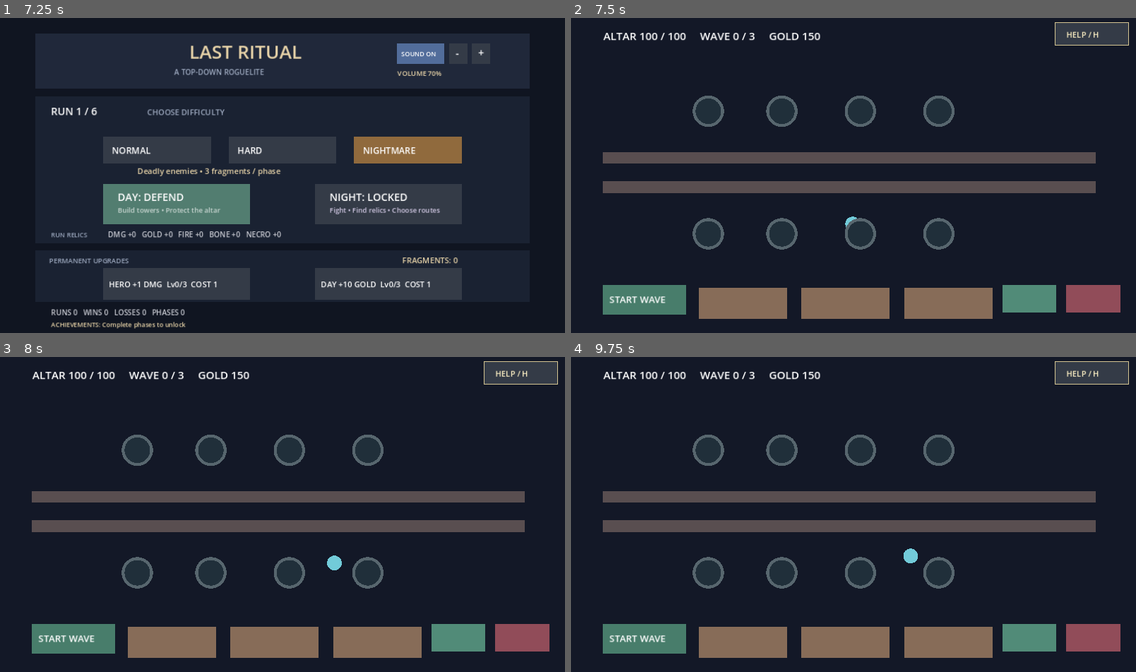
Above: before the commit, frames 1-4 (two rows, left to right).
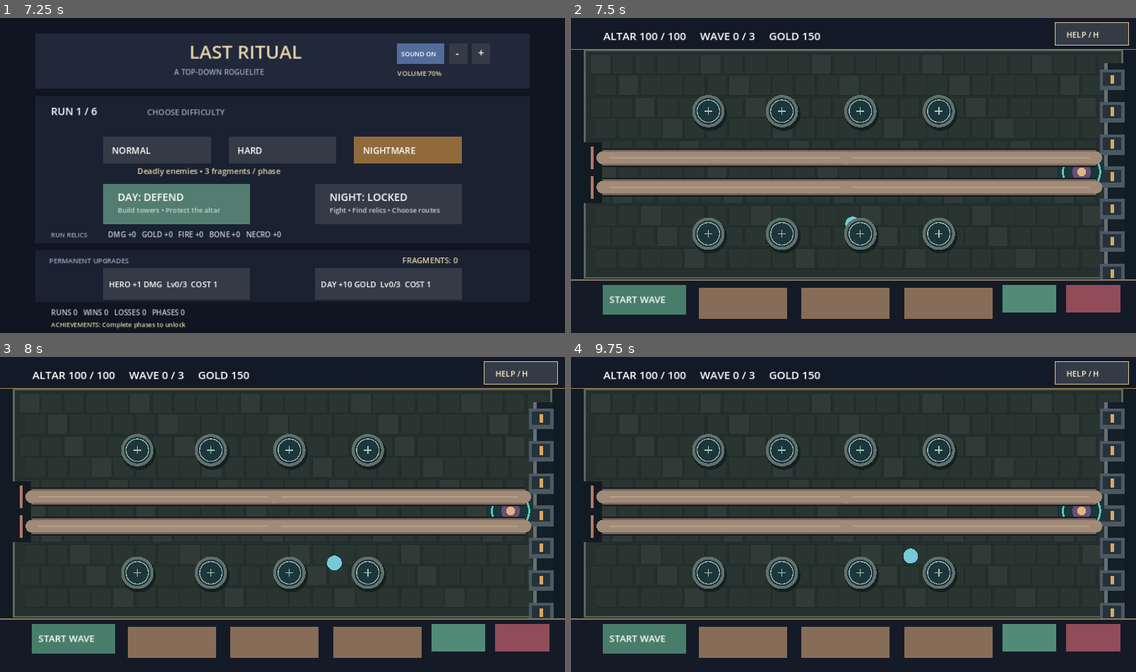
Above: after the commit, the same moments.

Repository: DoctorStrangeSH/Last-Ritual
Game: Godot game, scene res://scenes/run_loop.tscn
Two runs of this game, one before a commit and one after it. Both use one fixed random seed, a clock stepped at 60 frames per second and the inputs below.
Inputs (mouse positions are in pixels of both pictures, inside the frame that each line leads up to):
- Up to frame 1 (7.25 s): tap Enter at 0.5, 2, 3.5 s; move the mouse to (406, 159) at 0.52 s; hold Right (ui_right) 0.53-1.28 s; tap H every 1.5 s from 0.6 to 6.6 s; click (406, 159) at 0.67 s; tap Space at 0.77, 1.25, 1.52, 2.75, 3.02, 3.77, 4.25, 4.52, 6.02, 6.77 s; move the mouse to (169, 191) at 1.27 s; hold Down (ui_down) 1.28-2.03 s; tap R every 1.5 s from 1.35 to 5.85 s; move the mouse to (339, 106) at 2.02 s; hold Right (ui_right) 2.03-2.78 s; move the mouse to (254, 241) at 2.77 s; hold Up (ui_up) 2.78-3.53 s; click (254, 241) at 2.92 s; move the mouse to (452, 225) at 3.52 s; hold Left (ui_left) 3.53-5.03 s; move the mouse to (113, 128) at 4.27 s; move the mouse to (310, 175) at 5.02 s; hold Down (ui_down) 5.03-5.78 s; click (310, 175) at 5.17 s; move the mouse to (197, 96) at 5.77 s; hold Right (ui_right) 5.78-6.53 s; move the mouse to (406, 159) at 6.52 s; hold Up (ui_up) from 6.53 s (still down)
- Up to frame 2 (7.5 s): move the mouse to (740, 191) at 7.27 s; release Up (ui_up) at 7.28 s; hold Right (ui_right) from 7.28 s (still down); tap R at 7.35 s; click (740, 191) at 7.42 s
- Up to frame 3 (8 s): keep holding Right (ui_right); tap Space at 7.52 s
- Up to frame 4 (9.75 s): move the mouse to (910, 445) at 8.02 s; release Right (ui_right) at 8.03 s; hold Down (ui_down) 8.03-8.78 s; tap H at 8.1, 9.6 s; move the mouse to (825, 580) at 8.77 s; hold Left (ui_left) 8.78-9.53 s; tap R at 8.85 s; tap Space at 9.02 s; move the mouse to (1023, 564) at 9.52 s; hold Up (ui_up) from 9.53 s (still down); click (1023, 564) at 9.67 s

Frame 1 is identical in both runs. In frame 2, 50% of the frame differs, in the area x 0-100%, y 9-84%; in frame 3, 50%; in frame 4, 50%.

Commit message:
feat(art): draw styled fortress ground, walls, roads, ritual altar and build pads

Diff:
--- a/scripts/topdown_td_prototype.gd
+++ b/scripts/topdown_td_prototype.gd
@@ -426,8 +426,56 @@
             else:
                 hero_attack(point)
 
+# Небольшой самостоятельный арт-проход: собственный процедурный рисунок без
+# сторонних лицензий. Позже можно заменить тайлами, сохранив игровую геометрию.
+func draw_fortress_ground() -> void:
+    draw_rect(Rect2(0, 0, 1152, 648), Color("#111b23"))
+    draw_rect(Rect2(28, 66, 1096, 464), Color("#25302f"))
+    draw_rect(Rect2(28, 66, 1096, 464), Color("#59665c"), false, 4.0)
+    # Повторяемый каменный рисунок с небольшими различиями цвета, без случайности.
+    for row in range(10):
+        for col in range(24):
+            var offset := 12.0 if row % 2 == 1 else 0.0
+            var tile := Rect2(40.0 + float(col) * 45.0 + offset, 74.0 + float(row) * 44.0, 41.0, 40.0)
+            if tile.end.x > 1118.0:
+                continue
+            var shade := Color("#303a37") if (col * 7 + row * 3) % 5 == 0 else Color("#293531")
+            draw_rect(tile, shade)
+            draw_rect(tile, Color("#1d2829"), false, 1.0)
+    # Стены цитадели справа и башенки с подсвеченными бойницами.
+    draw_rect(Rect2(1090, 92, 38, 418), Color("#151f28"))
+    draw_rect(Rect2(1087, 92, 8, 418), Color("#647073"))
+    for y in range(105, 505, 66):
+        draw_rect(Rect2(1078, y, 51, 42), Color("#4c5962"))
+        draw_rect(Rect2(1084, y + 6, 38, 27), Color("#24323d"))
+        draw_rect(Rect2(1100, y + 11, 8, 18), Color("#d9a85d"))
+    # Входы двух дорог и знамёна возле ворот.
+    for entry_y in [285.0, 345.0]:
+        draw_rect(Rect2(24, entry_y - 32.0, 40, 64), Color("#121b22"))
+        draw_rect(Rect2(40, entry_y - 23.0, 6, 46), Color("#b67861"))
+    # Алтарь: подлинная цель нападения, видимая на карте.
+    draw_circle(Vector2(1041, 314), 47.0, Color("#18383c"))
+    draw_arc(Vector2(1041, 314), 38.0, 0.0, TAU, 48, Color("#6ac4b2"), 4.0)
+    draw_circle(Vector2(1041, 314), 19.0, Color("#6b4f78"))
+    draw_circle(Vector2(1041, 314), 9.0, Color("#e1b57e"))
+    draw_rect(Rect2(0, 0, 1152, 64), Color("#131a27"))
+    draw_line(Vector2(0, 64), Vector2(1152, 64), Color("#a08157"), 2.0)
+    draw_rect(Rect2(0, 534, 1152, 114), Color("#141b27"))
+    draw_line(Vector2(0, 534), Vector2(1152, 534), Color("#8c775b"), 2.0)
+
+func draw_fortress_road(path: Array) -> void:
+    for index in range(path.size() - 1):
+        var a: Vector2 = path[index]
+        var b: Vector2 = path[index + 1]
+        draw_line(a, b, Color("#141b1c"), 37.0, true)
+        draw_line(a, b, Color("#7b6860"), 31.0, true)
+        draw_line(a, b, Color("#a18a76"), 23.0, true)
+        draw_line(a, b, Color("#b7a089"), 1.5, true)
+    for point in path:
+        draw_circle(point, 13.0, Color("#a18a76"))
+
 func _draw() -> void:
-    draw_rect(Rect2(Vector2.ZERO, Vector2(1152, 648)), Color("#131827"))
+    draw_fortress_ground()
     if defense_state != "playing":
         draw_rect(Rect2(345, 225, 460, 210), Color("#285849") if defense_state == "won" else Color("#693943"))
         draw_string(ThemeDB.fallback_font, Vector2(485, 301), "VICTORY" if defense_state == "won" else "ALTAR FALLEN", HORIZONTAL_ALIGNMENT_LEFT, -1, 28, Color.WHITE)
@@ -437,8 +485,7 @@
     draw_rect(WAVE_BUTTON, Color("#487d6b") if enemies.is_empty() and wave_number < 3 and altar_hp > 0 else Color("#454b54"))
     draw_string(ThemeDB.fallback_font, Vector2(78, 581), "START WAVE", HORIZONTAL_ALIGNMENT_LEFT, -1, 19, Color.WHITE)
     for path in PATHS:
-        for i in range(path.size() - 1):
-            draw_line(path[i], path[i + 1], Color("#594e50"), 24.0)
+        draw_fortress_road(path)
     for enemy in enemies:
         if enemy["delay"] <= 0.0:
             if enemy.get("role", "") == "boss":
@@ -465,8 +512,13 @@
     for i in range(slots.size()):
         var pos: Vector2 = slots[i]["pos"]
         var occupied: bool = slots[i]["tower"] != ""
-        draw_circle(pos, 32, Color("#57666e") if not occupied else Color("#a66b50"))
-        draw_circle(pos, 26, Color("#202f3a") if not occupied else Color("#d1b57e"))
+        draw_circle(pos + Vector2(3, 5), 35.0, Color("#152024"))
+        draw_circle(pos, 33.0, Color("#64706a") if not occupied else Color("#b48153"))
+        draw_circle(pos, 27.0, Color("#1e353b") if not occupied else Color("#e0bb76"))
+        draw_arc(pos, 23.0, -PI / 2.0, PI * 1.5, 24, Color("#89b6ab") if not occupied else Color("#724b45"), 2.0)
+        if not occupied:
+            draw_line(pos + Vector2(-8, 0), pos + Vector2(8, 0), Color("#9fc9b9"), 2.0)
+            draw_line(pos + Vector2(0, -8), pos + Vector2(0, 8), Color("#9fc9b9"), 2.0)
         if selected_slot == i:
             draw_arc(pos, 39, 0, TAU, 32, Color("#d8d0a1"), 3)
         if selected_type != "" and not occupied and pos.distance_to(get_global_mouse_position()) < 36:
